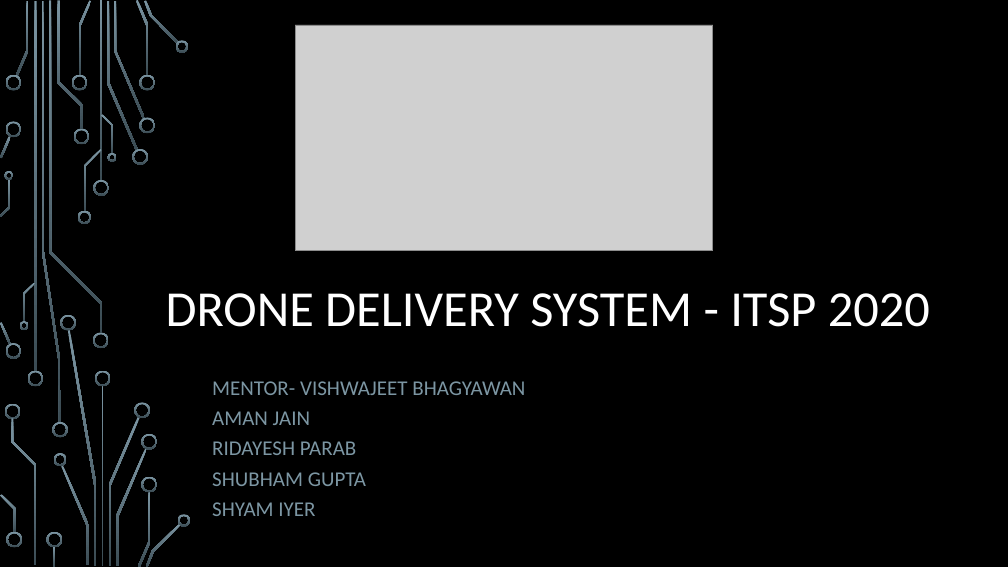
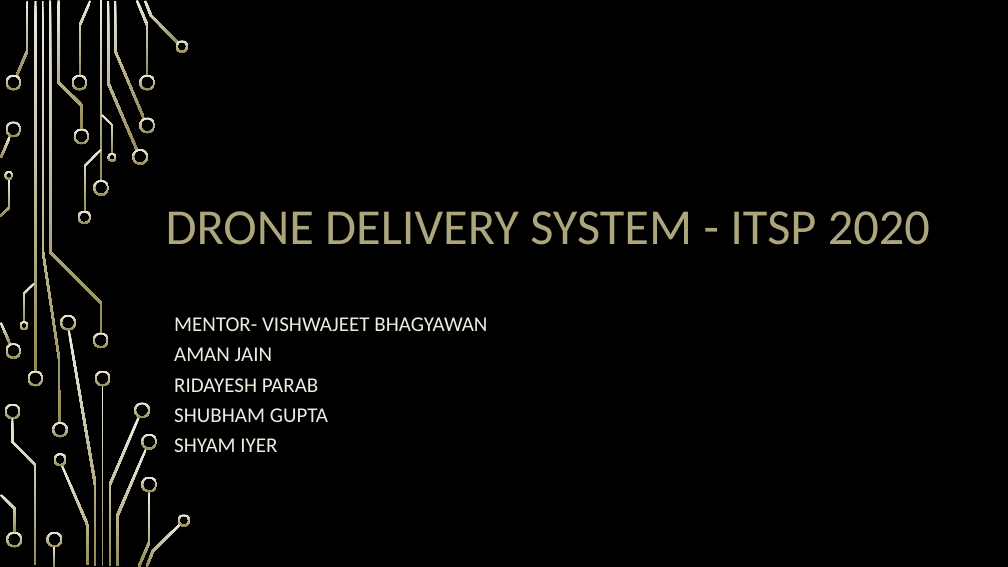
Before and after one commit to ShubhamGupta15/ITSP-Drone_Delivery, a slide deck: slide 2 of crusaderspres.pptx (slide 1 before the commit). Drawn at 1008x567 pixels with LibreOffice and Linux fonts; fonts in the diff are those of the drawing; grey boxes stand for pictures; background and template pictures are left out. Boxes give left, top, right and bottom in pixels: in the first picture for what was removed or moved away, otherwise in the second. Text is boxed around its words. In the diff, an @@ line names an element or a change of style, - is before the commit and + after.

```diff
--- a/crusaderspres.pptx
+++ b/crusaderspres.pptx
@@ fill gradient #7C96A3 to #3B4C54 to gradient #EEECE1 to #948A54 in 54 elements at bbox=[93, 180, 109, 196], bbox=[93, 333, 109, 349], bbox=[34, 1, 36, 371], bbox=[27, 371, 43, 386], bbox=[16, 1, 29, 76], bbox=[107, 2, 138, 150], bbox=[132, 149, 148, 165], bbox=[114, 1, 145, 119], bbox=[136, 0, 149, 76], bbox=[139, 117, 155, 133], bbox=[139, 75, 155, 91], bbox=[144, 1, 179, 44], bbox=[175, 40, 189, 52], bbox=[79, 1, 91, 76], bbox=[72, 75, 88, 91], bbox=[73, 129, 89, 144], bbox=[61, 465, 89, 566], bbox=[54, 453, 67, 466], bbox=[5, 75, 21, 91], bbox=[0, 322, 11, 344], bbox=[5, 343, 21, 359], bbox=[0, 136, 11, 159], bbox=[5, 122, 21, 138], bbox=[57, 1, 83, 129], bbox=[5, 404, 20, 420], bbox=[11, 418, 36, 565], bbox=[46, 532, 62, 547], bbox=[53, 547, 55, 567], bbox=[6, 532, 22, 547], bbox=[0, 495, 16, 533], bbox=[84, 149, 101, 212], bbox=[78, 211, 91, 225], bbox=[49, 1, 102, 333], bbox=[101, 114, 113, 154], bbox=[107, 153, 116, 162], bbox=[23, 283, 36, 322], bbox=[20, 321, 29, 330], bbox=[1, 179, 10, 216], bbox=[5, 171, 14, 180], bbox=[101, 386, 104, 566], bbox=[109, 417, 140, 566], bbox=[95, 371, 111, 386], bbox=[68, 330, 97, 566], bbox=[60, 315, 76, 330], bbox=[135, 402, 150, 418], bbox=[116, 448, 147, 566], bbox=[138, 492, 150, 567], bbox=[141, 434, 157, 450], bbox=[141, 476, 157, 492], bbox=[146, 523, 181, 567], bbox=[178, 514, 191, 526], bbox=[42, 1, 61, 423], bbox=[52, 422, 67, 437], bbox=[100, 1, 102, 181] @@
@@ picture removed at bbox=[295, 25, 713, 251] @@
@@ title "DRONE DELIVERY SYSTEM - ITSP ...": place and size @@
-title "DRONE DELIVERY SYSTEM - ITSP ..." at bbox=[166, 293, 930, 327]
+title "DRONE DELIVERY SYSTEM - ITSP ..." at bbox=[166, 211, 930, 245]
@@ title "DRONE DELIVERY SYSTEM - ITSP ..." at bbox=[166, 211, 930, 245]: text colour #FFFFFF to #ADA67C @@
@@ subtitle "MENTOR- VISHWAJEET BHAGYAWAN": place and size @@
-subtitle "MENTOR- VISHWAJEET BHAGYAWAN" at bbox=[212, 381, 525, 516]
+subtitle "MENTOR- VISHWAJEET BHAGYAWAN" at bbox=[174, 317, 487, 452]
@@ subtitle "MENTOR- VISHWAJEET BHAGYAWAN" at bbox=[174, 317, 487, 452]: text colour #7C96A3 to #EEECE1 @@
```
Also in this commit, not shown: 4 other slides changed, 2 slides added.
